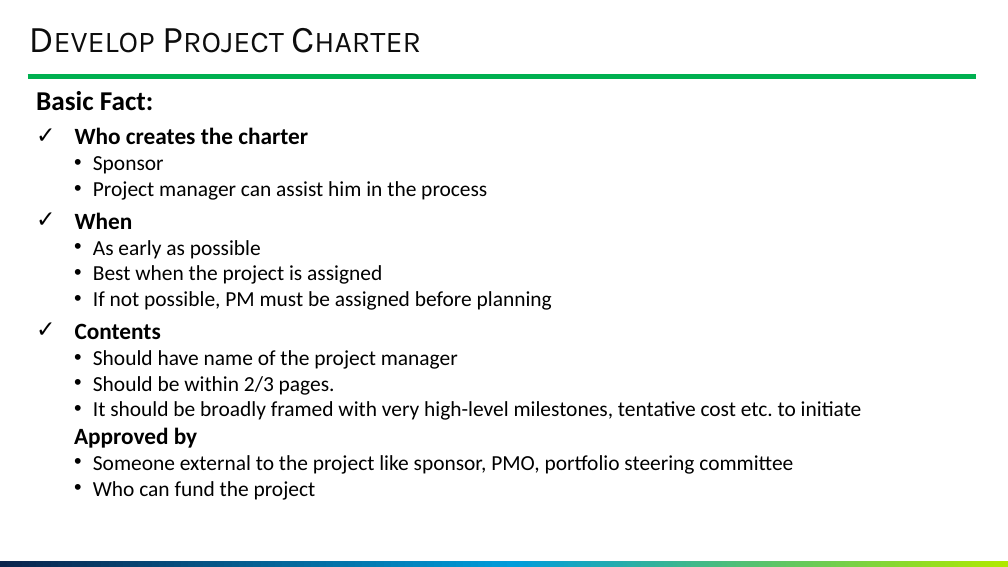
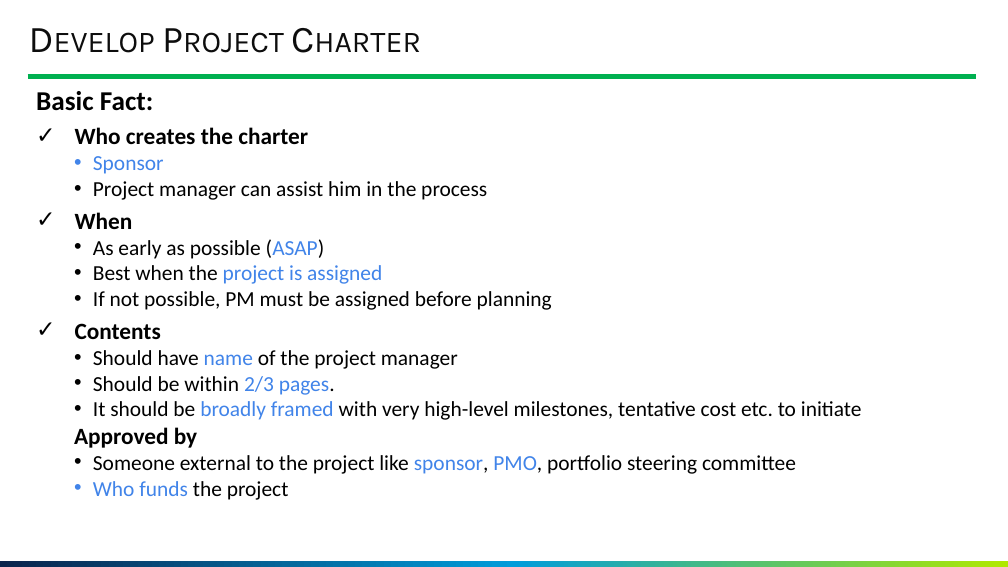
Before and after one commit to GoonerMAK/SWE_4803_Software_Project_Management, a slide deck: slide 6 of SWE 4803_Lec4.pptm. Drawn at 1008x567 pixels with LibreOffice and Linux fonts; fonts in the diff are those of the drawing; background and template pictures are left out. Boxes give left, top, right and bottom in pixels: in the first picture for what was removed or moved away, otherwise in the second. Text is boxed around its words. In the diff, an @@ line names an element or a change of style, - is before the commit and + after.

```diff
--- a/SWE 4803_Lec4.pptm
+++ b/SWE 4803_Lec4.pptm
@@ text at [93,156,862,474]: text colour #000000 to #4184E8 in "Sponsor", "project is assigned", "name", "2/3 pages." and 2 more places @@
@@ text at [93,239,325,259]: text changed @@
-  • As early as possible
+  • As early as possible (ASAP)
@@ text at [93,481,289,500]: text changed @@
-  • Who can fund the project
+  • Who funds the project
```
Also in this commit, not shown: 16 other slides changed, 1 slide added, 1 other file.
